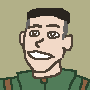
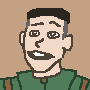
Layers edited between the first and the second 90×90 image:
added layer "Layer 10" above "Layer 3 copy" over [31, 21, 61, 27]
added layer "Layer 3 copy" above "Layer 3" over [19, 14, 73, 72]
hid "Layer 3", painted on it over [19, 14, 73, 72]
painted on "Layer 2" over [0, 0, 90, 79]
